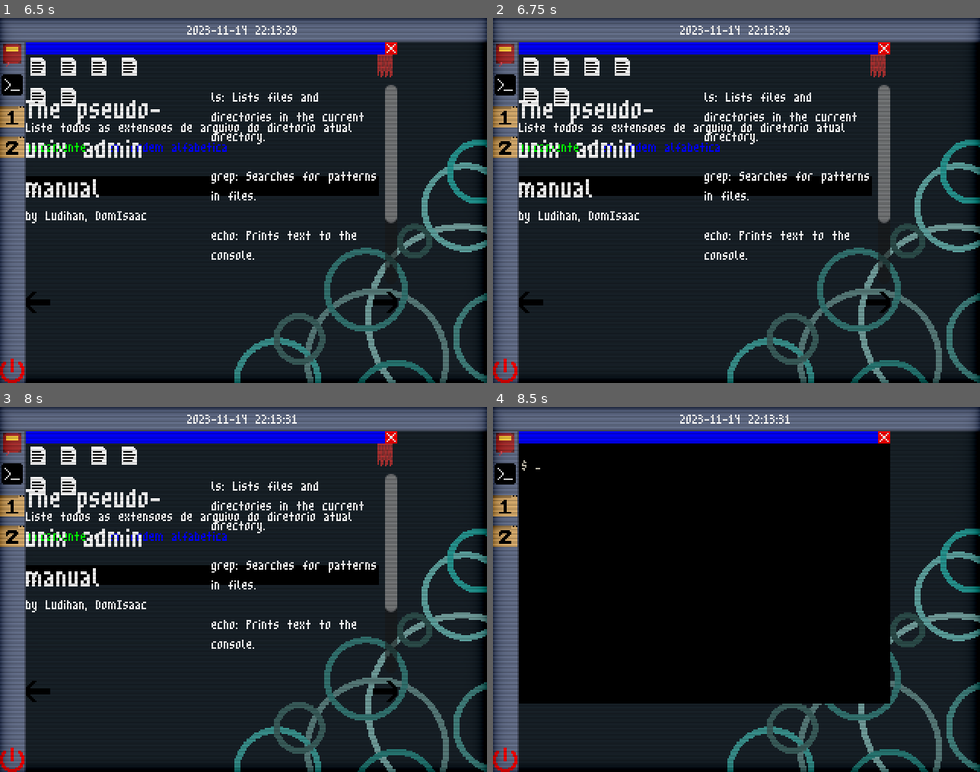
Above: before the commit, frames 1-4 (two rows, left to right).
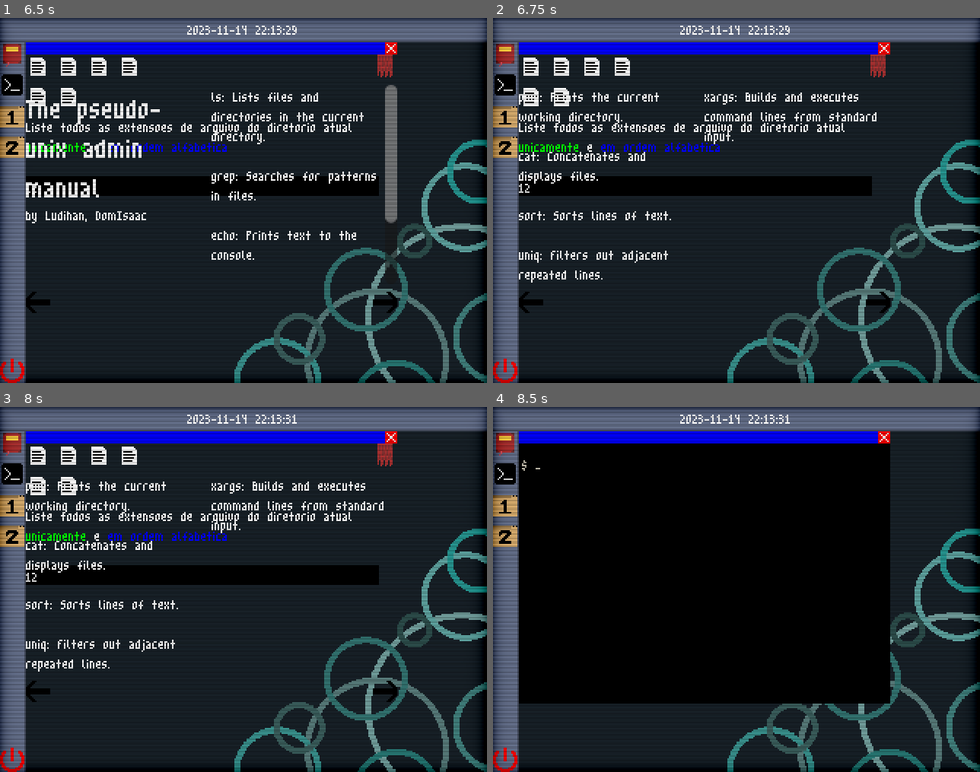
Above: after the commit, the same moments.

Repository: saLucasRd/trabalho-jogo-unix
Game: Godot game, scene res://ui/boot_menu.tscn
The game is run twice, just before and just after one commit, with the same random seed, the same clock (stepped at 60 frames per second) and the same inputs. Sound files missing from this copy of the repository are replaced by a short silence.
Inputs (mouse positions are in pixels of both pictures, inside the frame that each line leads up to):
- Up to frame 1 (6.5 s): tap Enter at 0.5, 0.6 s; move the mouse to (350, 182) at 0.52 s; hold Up 0.53-1.25 s; click (350, 182) at 0.67 s; tap Space at 0.77 s; drag from (146, 218) to (219, 273) at 1.27 s; click (9, 116) at 2 s; click (204, 185) at 2.77 s; type "12" at 2.85 s; click (9, 116) at 3.5 s; click (204, 185) at 4.27 s; type "12" at 4.35 s; click (9, 54) at 5 s; click (38, 302) at 5.75 s
- Up to frame 2 (6.75 s): click (877, 302) at 6.5 s
- Up to frame 3 (8 s): click (384, 691) at 7.25 s
- Up to frame 4 (8.5 s): click (502, 472) at 8 s

Frame 1 is identical in both runs. In frame 2, 5.0% of the frame differs, in the area x 5-82%, y 18-73%; in frame 3, 5.0%; in frame 4, nothing differs.
Error before the commit: Invalid access to property or key 'visible' on a base object of type 'null instance'. (res://ui/manual.gd:23)

Commit message:
code restructure

Diff:
--- a/ui/fake_window.gd
+++ b/ui/fake_window.gd
@@ -3,7 +3,6 @@
 @onready var bar: ColorRect = $VBoxContainer/HBoxContainer/Bar
 @onready var close: TextureButton = $VBoxContainer/HBoxContainer/Close
 
-signal clicked
 
 # Tracks if the window is being dragged
 var is_dragging: bool = false
--- a/ui/manual.gd
+++ b/ui/manual.gd
@@ -1,7 +1,7 @@
 extends Control
 
-@onready var page_1n2 = get_node("Page1-2")
-@onready var page_3n4 = get_node("Page3-4")
+@onready var page_1_2: HBoxContainer = $"VBoxContainer/Control/Page1-2"
+@onready var page_3_4: HBoxContainer = $"VBoxContainer/Control/Page3-4"
 
 # Called when the node enters the scene tree for the first time.
 func _ready() -> void:
@@ -14,12 +14,12 @@
 
 
 func _on_next_page_pressed() -> void:
-	if page_1n2.visible == true:
-		page_1n2.visible = false
-		page_3n4.visible = true
+	if page_1_2.visible == true:
+		page_1_2.visible = false
+		page_3_4.visible = true
 
 
 func _on_previous_page_pressed() -> void:
-	if page_3n4.visible == true:
-		page_1n2.visible = true
-		page_3n4.visible = false
+	if page_3_4.visible == true:
+		page_1_2.visible = true
+		page_3_4.visible = false
